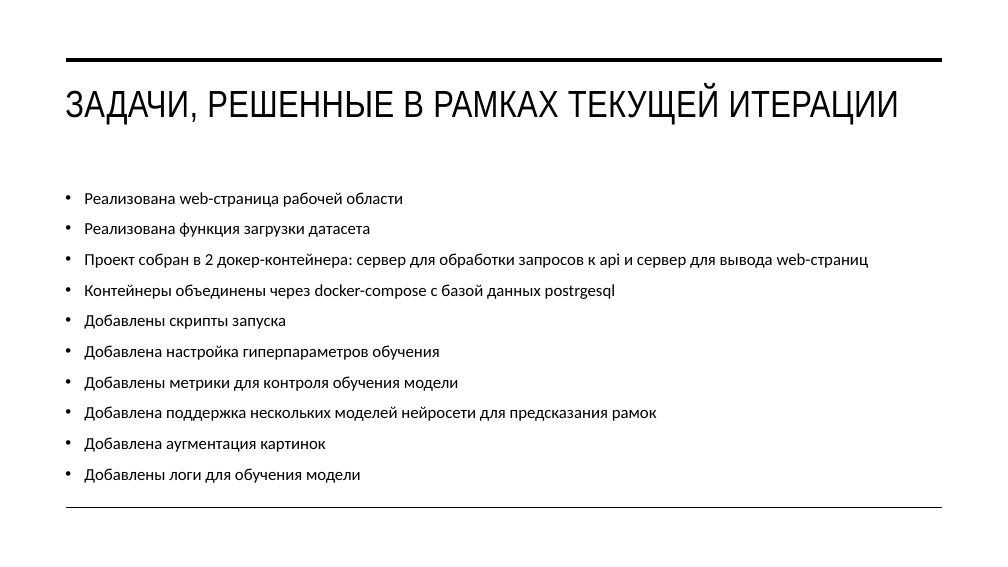
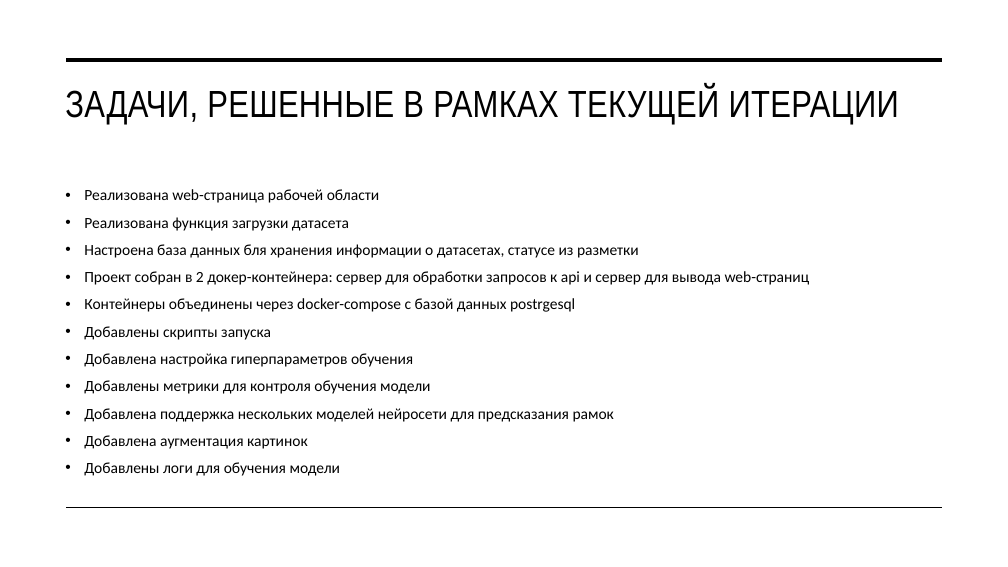
Before and after one commit to moevm/mse1h2026-markup-web, a slide deck: slide 3 of docs/iter_2.pptx. Drawn at 1008x567 pixels with LibreOffice and Linux fonts; fonts in the diff are those of the drawing. Boxes give left, top, right and bottom in pixels: in the first picture for what was removed or moved away, otherwise in the second. Text is boxed around its words. In the diff, an @@ line names an element or a change of style, - is before the commit and + after.

```diff
--- a/docs/iter_2.pptx
+++ b/docs/iter_2.pptx
@@ text at <box>84,189,810,476</box>: size 16 to 14.8 pt in "Реализована web-страница рабочей области", "Реализована функция загрузки датасета", "Проект собран в 2 докер-контейнера: сервер для ...", "Контейнеры объединены через docker-compose с базой данных ..." and 6 more places; line spacing 1 to 0.9 @@
@@ text at <box>84,244,639,258</box>: paragraph added @@
+• Настроена база данных бля хранения информации о датасетах, статусе из разметки
```
Also in this commit, not shown: 1 other slide changed, 2 other files.
